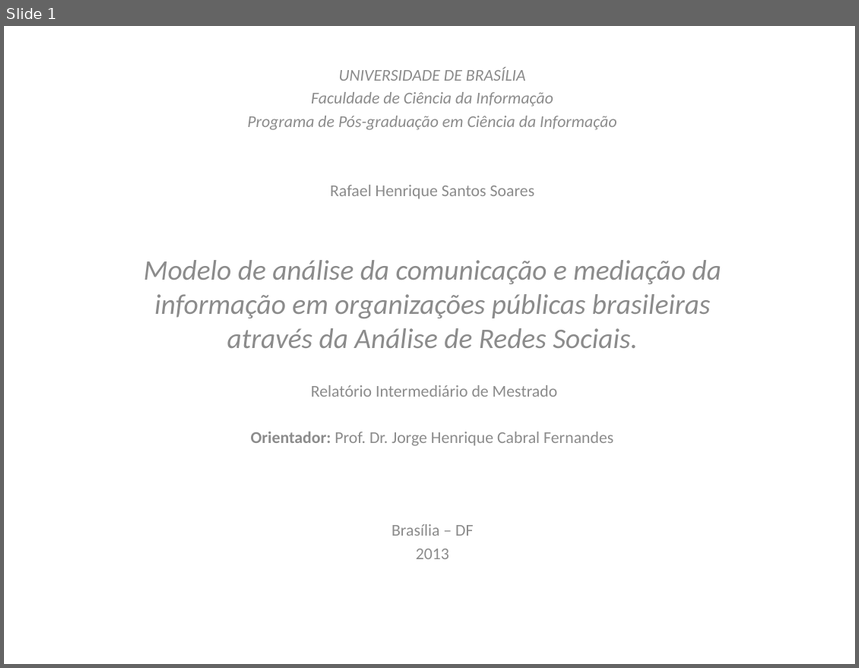
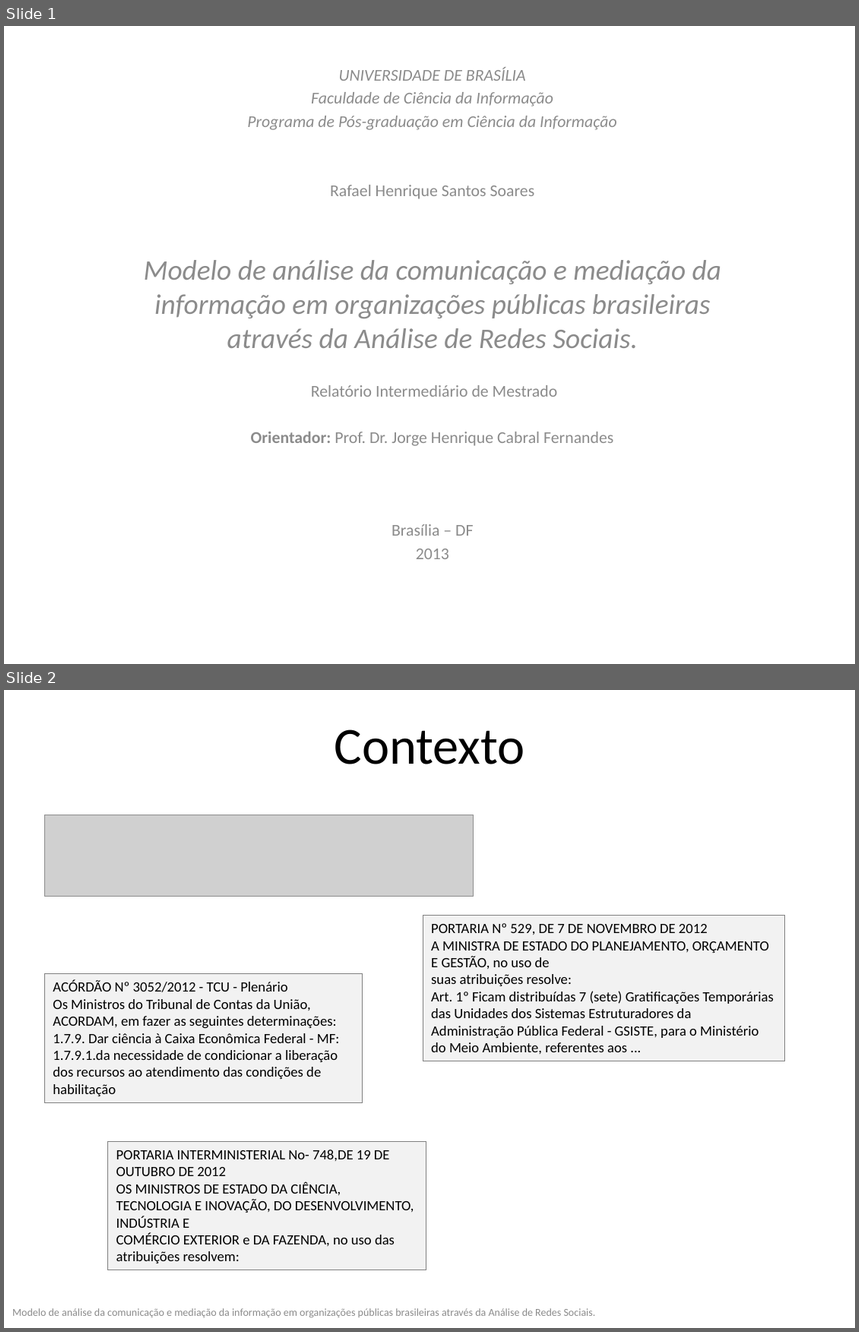
Before and after one commit to frubbs/analisador-dou, a slide deck: Dissertacao/Apresentação1.pptx. Shown one above the other, each under a label of ours: slide 1 before the commit, slides 1 and 2 after it. The pictures are 859x668 and 859x1332 pixels, drawn with LibreOffice and Linux fonts; fonts in the diff are those of the drawing; grey boxes stand for pictures. Boxes give left, top, right and bottom in pixels: in the first picture for what was removed or moved away, otherwise in the second. Text is boxed around its words. In the diff, an @@ line names an element or a change of style, - is before the commit and + after.

```diff
--- a/Dissertacao/Apresentação1.pptx
+++ b/Dissertacao/Apresentação1.pptx
@@ slide 2 added at (4, 690, 855, 1328), background #FFFFFF @@
@@ title added at (335, 730, 525, 764), 44 pt, text #000000 @@
+Contexto
@@ picture added at (45, 815, 474, 897) @@
@@ rectangle added at (423, 916, 785, 1062), fill #F2F2F2, outline #808080 0.75 pt, 12 pt, text #000000 @@
+PORTARIA Nº 529, DE 7 DE NOVEMBRO DE 2012
+A MINISTRA DE ESTADO DO PLANEJAMENTO, ORÇAMENTO E GESTÃO, no uso de
+suas atribuições resolve:
+Art. 1º Ficam distribuídas 7 (sete) Gratificações Temporárias das Unidades dos Sistemas Estruturadores da Administração Pública Federal - GSISTE, para o Ministério do Meio Ambiente, referentes aos ...
@@ rectangle added at (45, 974, 363, 1103), fill #F2F2F2, outline #808080 0.75 pt, 12 pt, text #000000 @@
+ACÓRDÃO Nº 3052/2012 - TCU - Plenário
+Os Ministros do Tribunal de Contas da União, ACORDAM, em fazer as seguintes determinações:
+1.7.9. Dar ciência à Caixa Econômica Federal - MF:
+1.7.9.1.da necessidade de condicionar a liberação dos recursos ao atendimento das condições de habilitação
@@ rectangle added at (108, 1142, 427, 1271), fill #F2F2F2, outline #808080 0.75 pt, 12 pt, text #000000 @@
+PORTARIA INTERMINISTERIAL No- 748,DE 19 DE OUTUBRO DE 2012
+OS MINISTROS DE ESTADO DA CIÊNCIA, TECNOLOGIA E INOVAÇÃO, DO DESENVOLVIMENTO, INDÚSTRIA E
+COMÉRCIO EXTERIOR e DA FAZENDA, no uso das atribuições resolvem:
@@ text added at (12, 1309, 596, 1319), 9 pt, text #8C8C8C @@
+Modelo de análise da comunicação e mediação da informação em organizações públicas brasileiras através da Análise de Redes Sociais.
```
Also in this commit, not shown: 1 other file.
